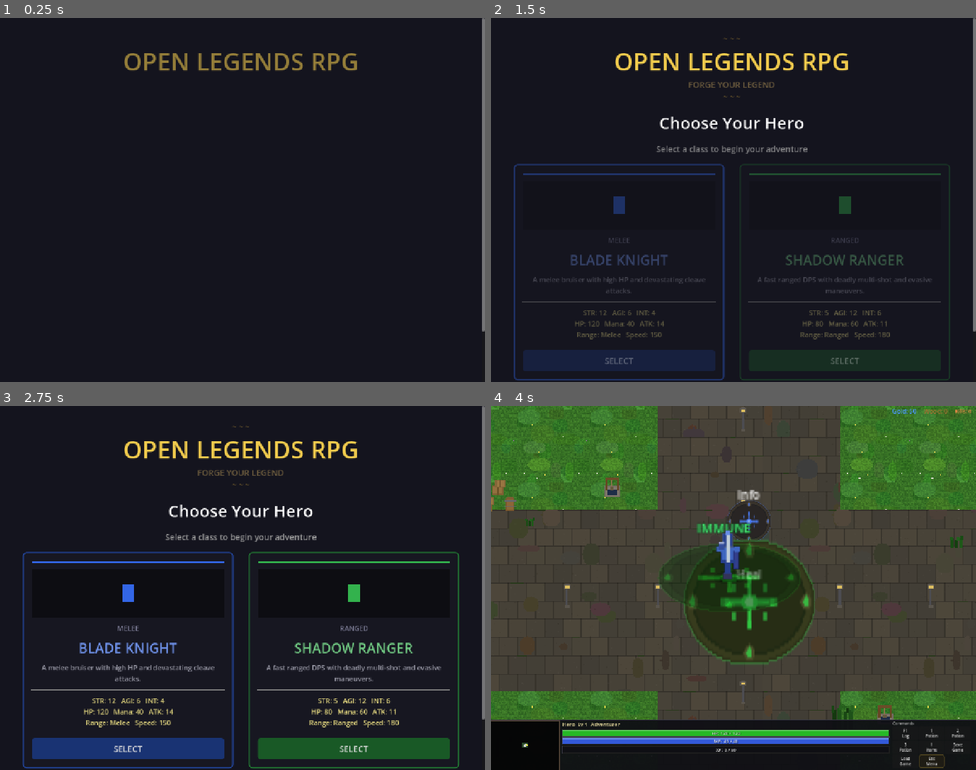
Above: before the commit, frames 1-4 (two rows, left to right).
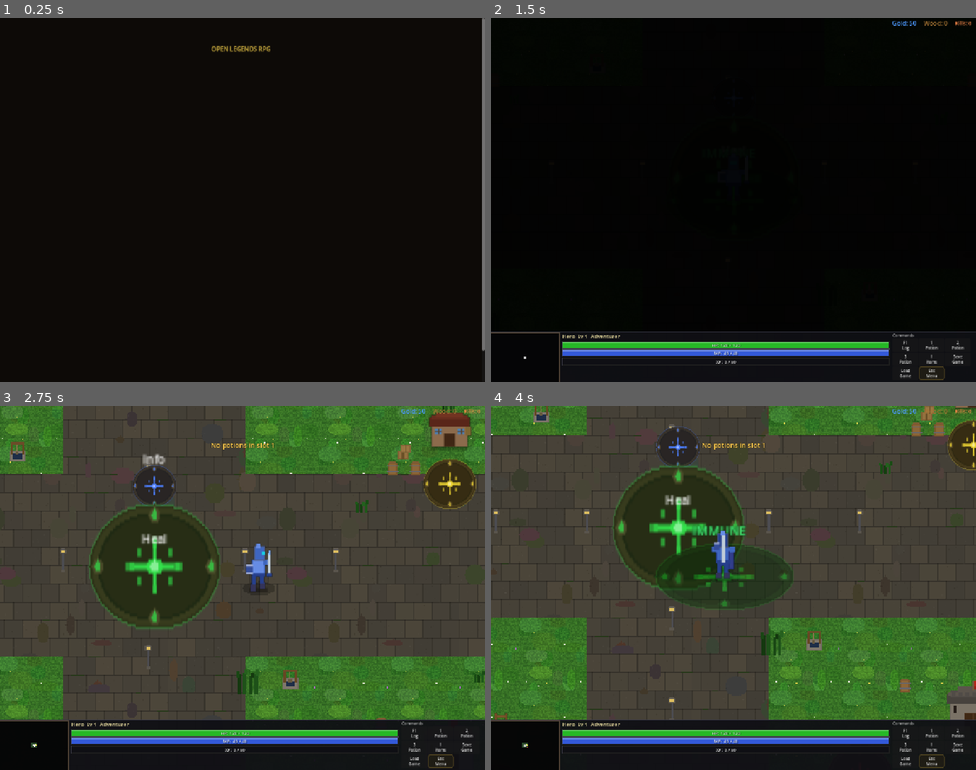
Above: after the commit, the same moments.

Repository: slxny/legends-open-rpg
Game: Godot game, scene res://scenes/main.tscn
Two runs of this game, one before a commit and one after it. Both use one fixed random seed, a clock stepped at 60 frames per second and the inputs below.
Inputs (mouse positions are in pixels of both pictures, inside the frame that each line leads up to):
- Up to frame 1 (0.25 s): no input
- Up to frame 2 (1.5 s): tap Enter at 0.5 s; move the mouse to (840, 181) at 0.52 s; hold D (move_right) 0.53-1.25 s; hold Space (attack) 0.53-1.25 s; click (840, 181) at 0.67 s; drag from (636, 218) to (709, 272) at 1.27 s
- Up to frame 3 (2.75 s): move the mouse to (291, 507) at 2.02 s; hold D (move_right) from 2.03 s (still down); tap 1 at 2.1 s
- Up to frame 4 (4 s): release D (move_right) at 2.75 s; drag from (709, 660) to (588, 533) at 2.77 s; drag from (524, 744) to (733, 588) at 3.52 s

The runs differ from the first frame. In frame 1, 1.3% of the frame differs, in the area x 25-100%, y 7-92%; in frame 2, 86%; in frame 3, 92%, in the area x 0-100%, y 0-100%; in frame 4, 42%.
Error in both runs: Invalid assignment of property or key '_mobile_potion_btns' with value of type 'Array' on a base object of type 'CharacterBody2D (player.gd)'. (res://scenes/ui…

Commit message:
Messenger: remove broken button, show instructions + no-cache headers; hero select matches loading screen (v0.70.9)
Co-Authored-By: Claude Opus 4.6 <noreply@anthropic.com>

Diff:
--- a/scenes/hero_select/hero_select.gd
+++ b/scenes/hero_select/hero_select.gd
@@ -47,6 +47,9 @@
 		_build_hero_cards()
 
 func _apply_responsive_layout() -> void:
+	# Title colors match loading screen gold theme
+	title_label.add_theme_color_override("font_color", Color(0.94, 0.80, 0.29))
+	subtitle_label.add_theme_color_override("font_color", Color(0.67, 0.6, 0.4))
 	if _is_mobile:
 		margin.add_theme_constant_override("margin_left", 20)
 		margin.add_theme_constant_override("margin_top", 30)
@@ -55,7 +58,6 @@
 		vbox.add_theme_constant_override("separation", 30)
 		title_label.add_theme_font_size_override("font_size", 52)
 		subtitle_label.add_theme_font_size_override("font_size", 28)
-		subtitle_label.add_theme_color_override("font_color", Color(0.6, 0.6, 0.6))
 		hero_container.add_theme_constant_override("separation", 30)
 		# Switch to vertical layout for mobile
 		if hero_container is HBoxContainer:
@@ -68,7 +70,6 @@
 		vbox.add_theme_constant_override("separation", 24)
 		title_label.add_theme_font_size_override("font_size", 44)
 		subtitle_label.add_theme_font_size_override("font_size", 22)
-		subtitle_label.add_theme_color_override("font_color", Color(0.6, 0.6, 0.6))
 		hero_container.add_theme_constant_override("separation", 40)
 
 func _switch_to_vertical_layout() -> void:
@@ -109,7 +110,7 @@
 	var hero_color: Color = data.get("color", Color.WHITE)
 
 	var style = StyleBoxFlat.new()
-	style.bg_color = Color(0.12, 0.12, 0.18)
+	style.bg_color = Color(0.08, 0.06, 0.04)
 	style.border_color = hero_color
 	style.set_border_width_all(4)
 	style.set_corner_radius_all(16)
@@ -199,7 +200,7 @@
 	_cards[hero_key] = panel
 
 	var style = StyleBoxFlat.new()
-	style.bg_color = Color(0.09, 0.09, 0.13)
+	style.bg_color = Color(0.08, 0.06, 0.04)
 	style.border_color = hero_color.darkened(0.35)
 	style.set_border_width_all(3)
 	style.set_corner_radius_all(10)
@@ -220,7 +221,7 @@
 	var preview_bg = ColorRect.new()
 	var preview_h = 130
 	preview_bg.custom_minimum_size = Vector2(0, preview_h)
-	preview_bg.color = Color(0.05, 0.05, 0.07)
+	preview_bg.color = Color(0.04, 0.03, 0.02)
 	card_vbox.add_child(preview_bg)
 
 	# Hero figure centered in preview
@@ -344,46 +345,52 @@
 	return panel
 
 func _build_game_title() -> void:
-	# Insert game title section ABOVE "Choose Your Hero"
+	# Insert game title section ABOVE "Choose Your Hero" — matches loading screen style
 	_title_section = VBoxContainer.new()
 	_title_section.add_theme_constant_override("separation", 4 if _is_mobile else 2)
 	_title_section.alignment = BoxContainer.ALIGNMENT_CENTER
 
-	# Top decorative line
+	# Top decorative line — em-dash middot pattern matching loading screen
 	_deco_top_line = HBoxContainer.new()
 	_deco_top_line.alignment = BoxContainer.ALIGNMENT_CENTER
 	var deco_top = Label.new()
-	deco_top.text = "~ ~ ~"
+	deco_top.text = "\u2014 \u00B7 \u2014"
 	deco_top.horizontal_alignment = HORIZONTAL_ALIGNMENT_CENTER
 	deco_top.add_theme_font_size_override("font_size", 28 if _is_mobile else 20)
-	deco_top.add_theme_color_override("font_color", Color(0.7, 0.55, 0.2, 0.6))
+	deco_top.add_theme_color_override("font_color", Color(0.72, 0.58, 0.16, 0.35))
 	_deco_top_line.add_child(deco_top)
 	_title_section.add_child(_deco_top_line)
 
-	# Main game title
+	# Main game title — gold with glow like loading screen (#f0cc4a)
 	_game_title_label = Label.new()
 	_game_title_label.text = "OPEN LEGENDS RPG"
 	_game_title_label.horizontal_alignment = HORIZONTAL_ALIGNMENT_CENTER
 	_game_title_label.add_theme_font_size_override("font_size", 72 if _is_mobile else 64)
-	_game_title_label.add_theme_color_override("font_color", Color(0.95, 0.8, 0.3))
+	var title_settings = LabelSettings.new()
+	title_settings.font_color = Color(0.94, 0.80, 0.29)  # #f0cc4a
+	title_settings.outline_size = 8 if _is_mobile else 6
+	title_settings.outline_color = Color(0.94, 0.80, 0.29, 0.25)
+	title_settings.shadow_color = Color(0.94, 0.80, 0.29, 0.3)
+	title_settings.shadow_offset = Vector2(0, 0)
+	_game_title_label.label_settings = title_settings
 	_title_section.add_child(_game_title_label)
 
-	# Subtitle accent
+	# Subtitle accent — muted gold matching loading screen (#aa9966)
 	_game_sub_label = Label.new()
 	_game_sub_label.text = "FORGE YOUR LEGEND"
 	_game_sub_label.horizontal_alignment = HORIZONTAL_ALIGNMENT_CENTER
 	_game_sub_label.add_theme_font_size_override("font_size", 28 if _is_mobile else 22)
-	_game_sub_label.add_theme_color_override("font_color", Color(0.6, 0.5, 0.3, 0.7))
+	_game_sub_label.add_theme_color_override("font_color", Color(0.67, 0.6, 0.4))
 	_title_section.add_child(_game_sub_label)
 
 	# Bottom decorative line
 	_deco_bot_line = HBoxContainer.new()
 	_deco_bot_line.alignment = BoxContainer.ALIGNMENT_CENTER
 	var deco_bot = Label.new()
-	deco_bot.text = "~ ~ ~"
+	deco_bot.text = "\u2014 \u00B7 \u2014"
 	deco_bot.horizontal_alignment = HORIZONTAL_ALIGNMENT_CENTER
 	deco_bot.add_theme_font_size_override("font_size", 28 if _is_mobile else 20)
-	deco_bot.add_theme_color_override("font_color", Color(0.7, 0.55, 0.2, 0.6))
+	deco_bot.add_theme_color_override("font_color", Color(0.72, 0.58, 0.16, 0.35))
 	_deco_bot_line.add_child(deco_bot)
 	_title_section.add_child(_deco_bot_line)
 
--- a/scenes/hero_select/hero_select.tscn
+++ b/scenes/hero_select/hero_select.tscn
@@ -18,7 +18,7 @@
 anchor_bottom = 1.0
 grow_horizontal = 2
 grow_vertical = 2
-color = Color(0.08, 0.08, 0.12, 1)
+color = Color(0.051, 0.039, 0.027, 1)
 
 [node name="ScrollContainer" type="ScrollContainer" parent="."]
 layout_mode = 1
--- a/scenes/ui/changelog_dialog.gd
+++ b/scenes/ui/changelog_dialog.gd
@@ -9,9 +9,20 @@
 var _is_visible: bool = false
 var _is_mobile: bool = false
 
-const GAME_VERSION := "v0.70.8"
+const GAME_VERSION := "v0.70.9"
 
 const CHANGELOG: Array[Dictionary] = [
+	{
+		"version": "v0.70.9",
+		"title": "Messenger browser fix, hero select matches loading screen",
+		"date": "2026-02-25",
+		"entries": [
+			"Removed unreliable 'Open in Browser' button from messenger in-app browser detection",
+			"Now shows clear instructions to tap menu and choose 'Open in Browser' instead",
+			"Hero select screen restyled to match loading screen: dark background, gold glowing title, matching decorative elements",
+			"Added no-cache headers to prevent messenger browsers from serving stale pages",
+		]
+	},
 	{
 		"version": "v0.70.8",
 		"title": "Messages moved below resource bar, level up shows transition",
Not shown, changed: web/custom_shell.html
